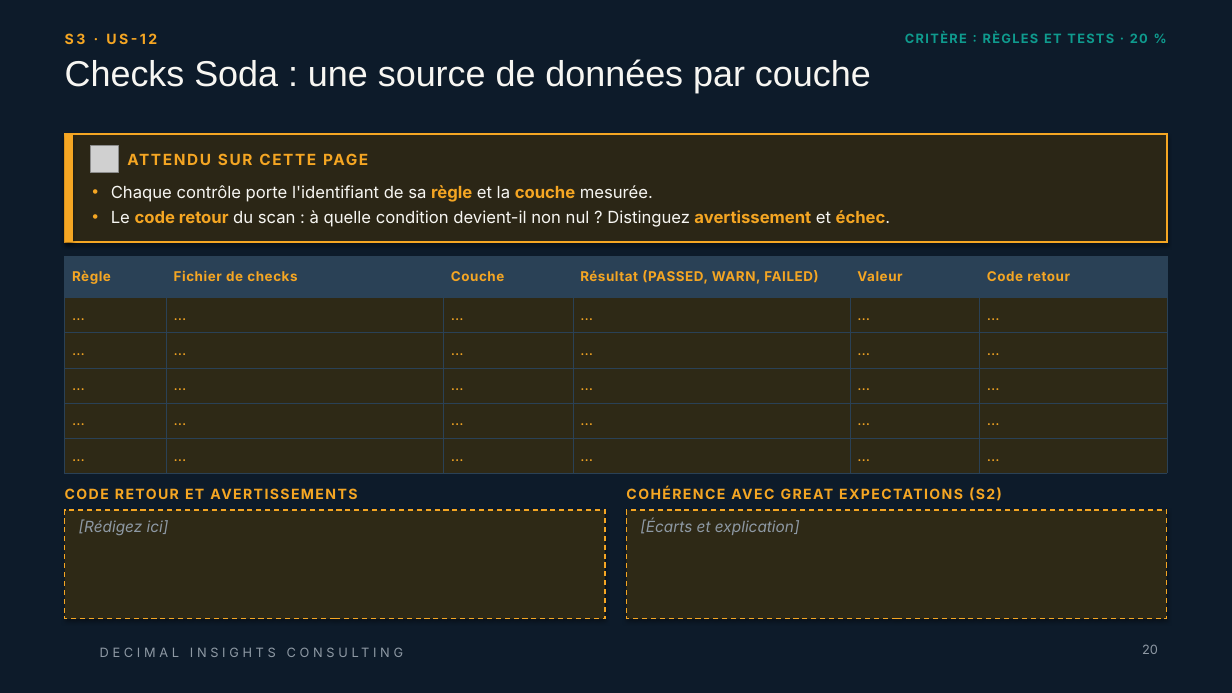
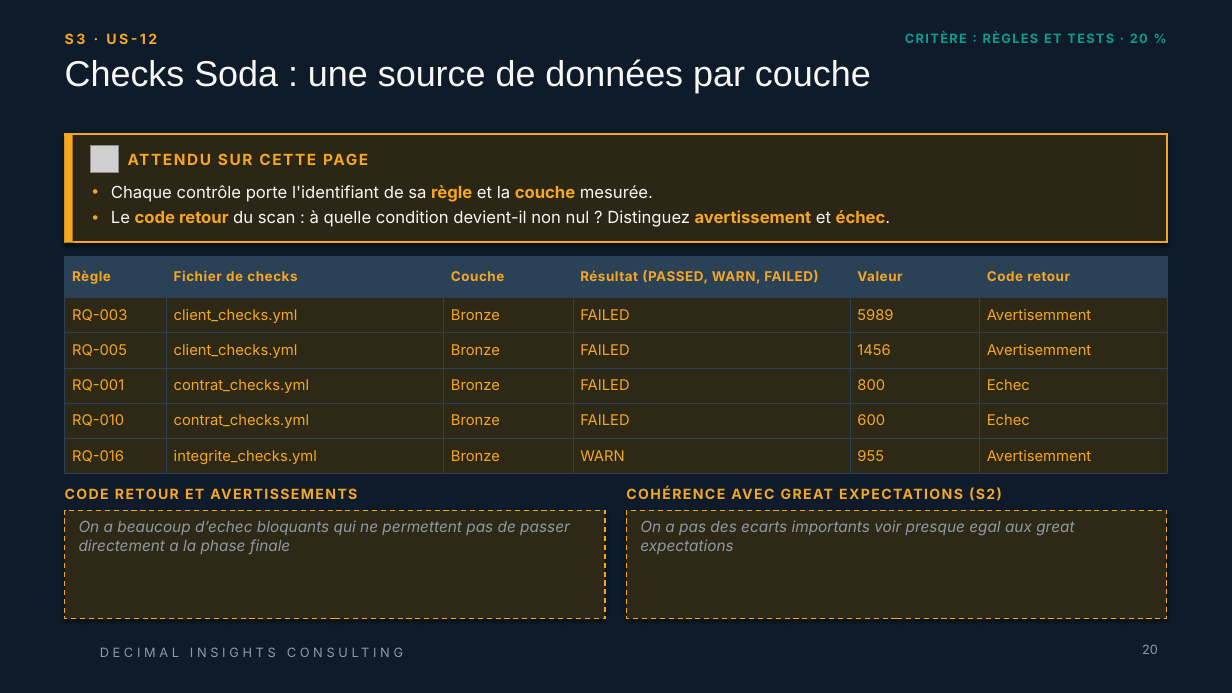
Before and after one commit to 0TRDavid/td-qualite-g00, a slide deck: slide 20 of livrables/Livrable_Groupe_TD_AssurConnect.pptx. Drawn at 1232x693 pixels with LibreOffice and Linux fonts; fonts in the diff are those of the drawing; grey boxes stand for pictures; background and template pictures are left out. Boxes give left, top, right and bottom in pixels: in the first picture for what was removed or moved away, otherwise in the second. Text is boxed around its words. In the diff, an @@ line names an element or a change of style, - is before the commit and + after.

```diff
--- a/livrables/Livrable_Groupe_TD_AssurConnect.pptx
+++ b/livrables/Livrable_Groupe_TD_AssurConnect.pptx
@@ table at (65, 256, 1167, 473) @@
-row 2: … | … | … | … | … | …
+row 2: RQ-003 | client_checks.yml | Bronze | FAILED | 5989 | Avertisemment
-row 3: … | … | … | … | … | …
+row 3: RQ-005 | client_checks.yml | Bronze | FAILED | 1456 | Avertisemment
-row 4: … | … | … | … | … | …
+row 4: RQ-001 | contrat_checks.yml | Bronze | FAILED | 800 | Echec
-row 5: … | … | … | … | … | …
+row 5: RQ-010 | contrat_checks.yml | Bronze | FAILED | 600 | Echec
-row 6: … | … | … | … | … | …
+row 6: RQ-016 | integrite_checks.yml | Bronze | WARN | 955 | Avertisemment
@@ text in rectangle at (79, 520, 570, 554): text changed @@
-[Rédigez ici]
+On a beaucoup d’echec bloquants qui ne permettent pas de passer directement a la phase finale
@@ text in rectangle at (640, 520, 1074, 554): text changed @@
-[Écarts et explication]
+On a pas des ecarts importants voir presque egal aux great expectations
```
Also in this commit, not shown: 5 other slides changed, 1 other file.
